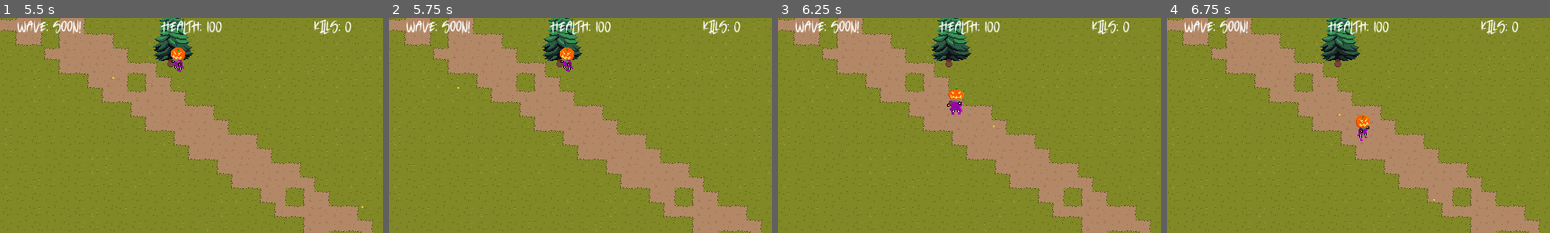
Above: before the commit, frames 1-4 (left to right).
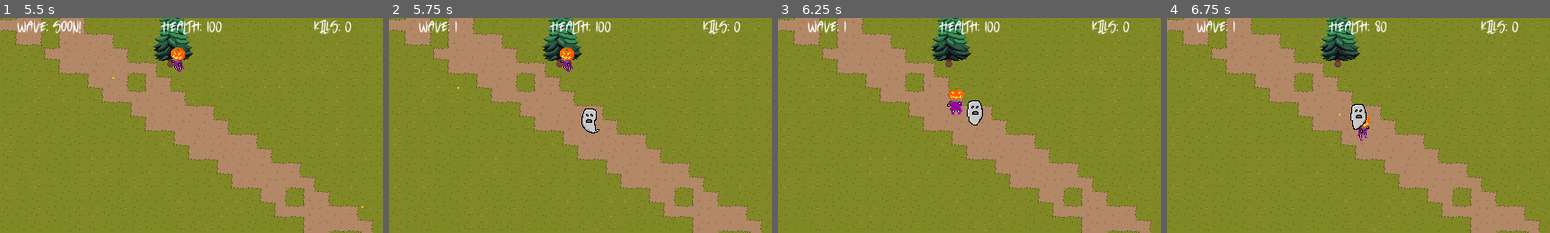
Above: after the commit, the same moments.

Repository: joshuardecker/eternal-harvest
Game: Godot game, scene res://World/world.tscn
Two runs of this game, one before a commit and one after it. Both use one fixed random seed, a clock stepped at 60 frames per second and the inputs below.
Inputs (mouse positions are in pixels of both pictures, inside the frame that each line leads up to):
- Up to frame 1 (5.5 s): click "Start Game" at 0.5 s; tap Enter at 1.25 s; move the mouse to (275, 114) at 1.27 s; hold D (right) 1.28-2.03 s; click (275, 114) at 1.35 s; move the mouse to (114, 136) at 2.02 s; hold S (down) 2.03-2.78 s; click (114, 136) at 2.1 s; move the mouse to (229, 78) at 2.77 s; hold D (right) 2.78-3.53 s; click (229, 78) at 2.85 s; move the mouse to (172, 168) at 3.52 s; hold W (up) 3.53-4.28 s; click (172, 168) at 3.6 s; move the mouse to (306, 157) at 4.27 s; hold A (left) from 4.28 s (still down); click (306, 157) at 4.35 s; move the mouse to (76, 93) at 5.02 s; click (76, 93) at 5.1 s
- Up to frame 2 (5.75 s): keep holding A (left)
- Up to frame 3 (6.25 s): move the mouse to (988, 125) at 5.77 s; release A (left) at 5.78 s; hold S (down) from 5.78 s (still down); click (988, 125) at 5.85 s
- Up to frame 4 (6.75 s): move the mouse to (1301, 71) at 6.52 s; release S (down) at 6.53 s; hold D (right) from 6.53 s (still down); click (1301, 71) at 6.6 s

Frame 1 is identical in both runs. In frame 2, 1.0% of the frame differs, in the area x 4-55%, y 0-54%; in frame 3, 1.0%; in frame 4, 1.5%, in the area x 4-70%, y 0-85%.

Commit message:
Temp changed the spawn time of waves to make debugging faster

Diff:
--- a/Enemies/ghost_spawner.gd
+++ b/Enemies/ghost_spawner.gd
@@ -4,7 +4,7 @@
 class_name GhostSpawner
 
 ## The time between spawning new waves
-@export var wave_time_length: float = 20
+@export var wave_time_length: float = 5
 
 ## When a new wave starts, this sends out a signal.
 ## Useful for things like the HUD that keep track of this.
@@ -15,6 +15,7 @@
 var ghost: PackedScene = load("res://Enemies/ghost.tscn")
 
 func _ready():
+	# All stuff that sets up the timer:
 	add_child(timer)
 
 	timer.autostart = false
@@ -33,3 +34,5 @@
 	var new_ghost: Ghost = ghost.instantiate()
 	new_ghost.global_position = self.global_position
 	get_tree().root.add_child(new_ghost)
+
+	next_wave_started.emit()
